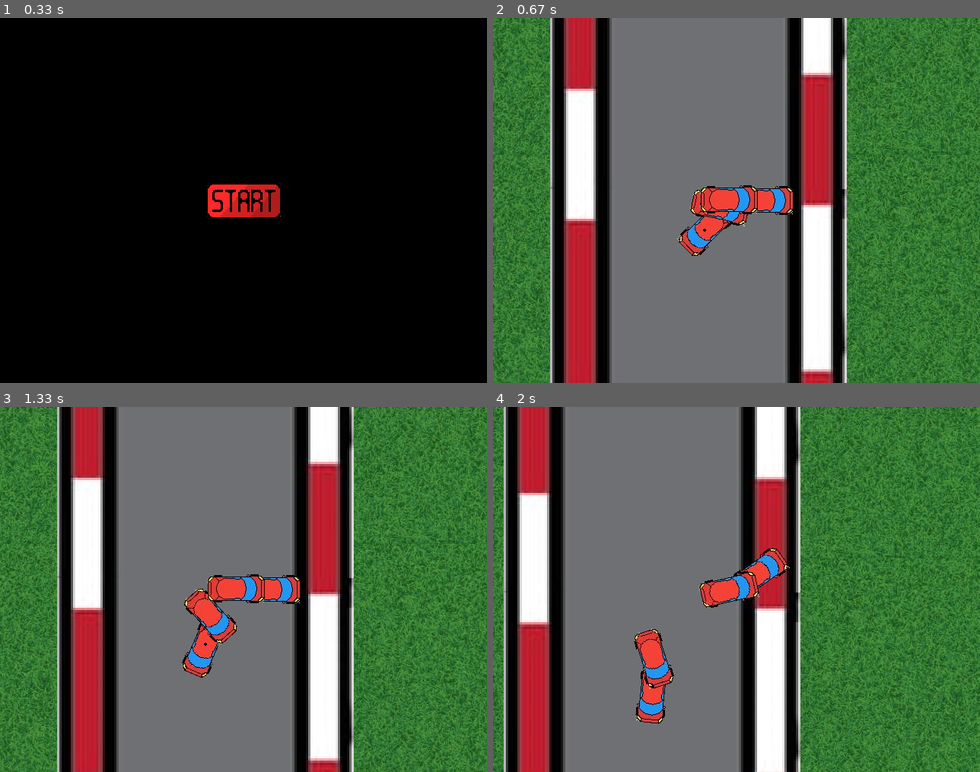
Above: before the commit, frames 1-4 (two rows, left to right).
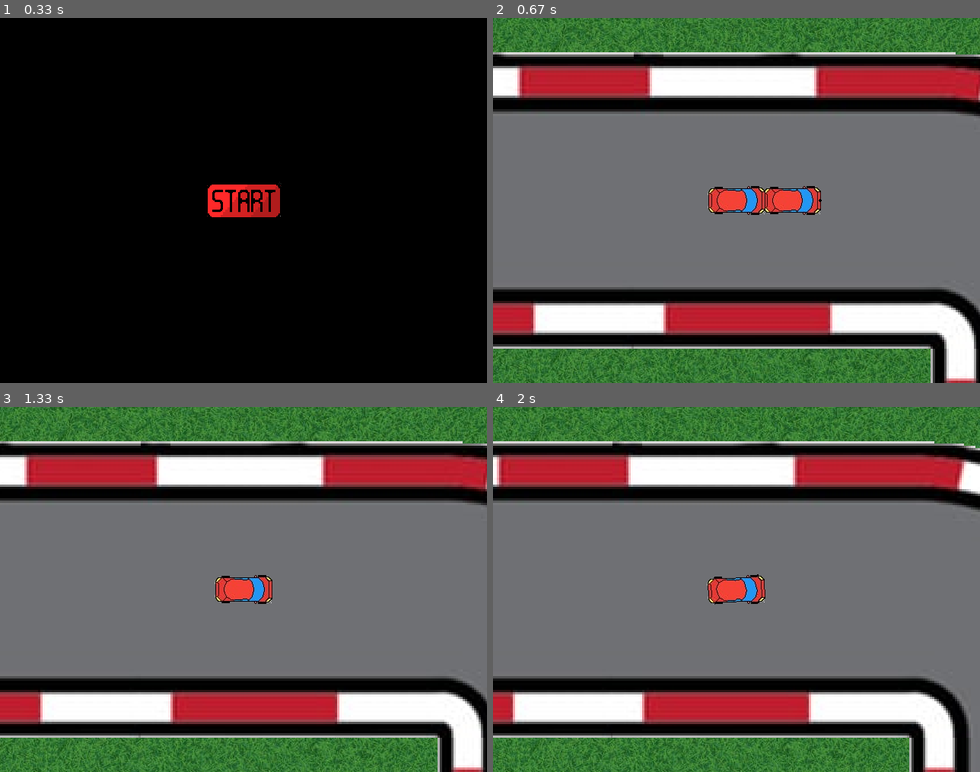
Above: after the commit, the same moments.

Repository: PiotrFurtak/Motorola
Game: pygame game, started from Main.py
Two runs of this game, one before a commit and one after it. Both use one fixed random seed, a clock stepped at 60 frames per second and the inputs below.
Inputs (mouse positions are in pixels of both pictures, inside the frame that each line leads up to):
- Up to frame 1 (0.33 s): no input
- Up to frame 2 (0.67 s): click (736, 200) at 0.38 s
- Up to frame 3 (1.33 s): tap Space at 0.67 s; click (68, 589) at 1.05 s
- Up to frame 4 (2 s): hold Right 1.33-1.8 s; hold A from 1.83 s (still down); hold Up from 1.83 s (still down)

Frame 1 is identical in both runs. In frame 2, 78% of the frame differs, in the area x 0-100%, y 0-100%; in frame 3, 79%; in frame 4, 77%.

Commit message:
Nowy system jazdy, drifty, nowy system AI

Diff:
--- a/Car.py
+++ b/Car.py
@@ -1,31 +1,23 @@
 from Sprite import Sprite
 from math import cos,sin,radians
 import pygame
-class FrontWheels(Sprite):
-    def __init__(self,window,coords,image,centre_point):
-        self.pressed_keys = set()
-        Sprite.__init__(self,window,coords,image,centre_point,0)
-
 
 class Car(Sprite):
     def __init__(self,window,coords,image,centre_point,is_player=False):
         Sprite.__init__(self,window,coords,image,centre_point,0,is_player=is_player)
-        self.oFrontWheels = FrontWheels(window,coords,image,(1,19))
-        Sprite.forward(self,-48)
         self.stear = 0
         self.joystick_x = 0
         self.joystick_y = 0
-        self.velocity = 0
         self.last_pos = (0,0,0,0,0,0)
         self.is_braking = False  # Czy samochód hamuje
-        self.drift_offset = 0  # Kąt poślizgu (różnica między kątem jazdy a kątem samochodu)
-
-    def forward(self,distance):
-        self.oFrontWheels.forward(distance)
-        Sprite.forward(self,-60)
-        self.point_at(self.oFrontWheels.coords)
-        Sprite.forward(self,60)
-        self.set_position(self.oFrontWheels.coords)
+        self.pressed_keys = set()
+        self.acceleration = 0
+        self.Xacceleration = 0
+        self.Yacceleration = 0
+        self.velocity = 0
+        self.Xvelocity = 0
+        self.Yvelocity = 0
+        self.drift = 0
 
     def get_pressed_keys(self, pressed_keys):
         self.joystick_y = 0
@@ -35,15 +27,15 @@
         self.pressed_keys = pressed_keys
 
         # Ruch do przodu i do tyłu
-        if self.pressed_keys.intersection({pygame.K_UP, pygame.K_w}):
+        if pygame.K_UP in self.pressed_keys or pygame.K_w in self.pressed_keys:
             self.joystick_y += 1
-        if self.pressed_keys.intersection({pygame.K_DOWN, pygame.K_s}):
+        if pygame.K_DOWN in self.pressed_keys or pygame.K_s in self.pressed_keys:
             self.joystick_y -= 1
 
         # Skręt
-        if self.pressed_keys.intersection({pygame.K_LEFT, pygame.K_a}):
+        if pygame.K_LEFT in self.pressed_keys or pygame.K_a in self.pressed_keys:
             self.joystick_x += 1
-        if self.pressed_keys.intersection({pygame.K_RIGHT, pygame.K_d}):
+        if pygame.K_RIGHT in self.pressed_keys or pygame.K_d in self.pressed_keys:
             self.joystick_x -= 1
 
         # Hamowanie
@@ -55,40 +47,47 @@
             self.stear *= 0.3
         self.stear += 4 * self.joystick_x
         self.stear *= 0.9
-        self.oFrontWheels.set_angle(self.angle + self.stear)
 
     def move(self):
-        self.last_pos = (self.x, self.y, self.angle, self.oFrontWheels.x, self.oFrontWheels.y, self.oFrontWheels.angle)
+        self.acceleration += 0.7*self.joystick_y
+        self.Xacceleration += 0.7*self.joystick_y*cos(radians(self.angle))
+        self.Yacceleration += 0.7*self.joystick_y*sin(radians(self.angle))
 
-        # Jeśli hamujemy
+        if self.is_player:
+            self.turn()
+
+        self.rotate(self.stear/200*self.velocity)
+        if self.joystick_x and abs(self.velocity) > 0:
+            self.drift += 1
+
         if self.is_braking:
-            self.velocity *= 0.9  # Redukcja prędkości podczas hamowania
-            if abs(self.velocity) < 0.5:
-                self.velocity = 0  # Zatrzymaj samochód, jeśli prędkość jest bardzo mała
+            self.drift += 3
+            if not self.joystick_x:
+                self.velocity *= 0.9
 
-            # Drift podczas hamowania i skręcania
-            if self.joystick_x != 0:
-                drift_intensity = self.joystick_x * self.velocity * 0.1  # Intensywność poślizgu
-                self.drift_offset += drift_intensity
-                self.drift_offset = max(-30, min(30, self.drift_offset))  # Ogranicz drift do ±30 stopni
-            else:
-                # Stopniowe wygaszanie driftu, jeśli nie skręcamy
-                self.drift_offset *= 0.9
+        self.drift *= 0.96
+        self.acceleration *= 0.5
+        self.Xacceleration *= 0.5
+        self.Yacceleration *= 0.5
 
-        self.velocity += 2 * self.joystick_y  # Przyspieszanie
-        self.velocity *= 0.86  # Tarcie podczas jazdy
-        self.drift_offset *= 0.9  # Zmniejsz drift, gdy nie hamujemy
+        self.velocity += self.acceleration
+        self.Xvelocity += self.Xacceleration
+        self.Yvelocity += self.Yacceleration
 
-        # Uwzględnienie driftu w ruchu
-        drifted_angle = self.angle + self.drift_offset
-        if self.is_braking:
-            x = self.velocity * cos(radians(drifted_angle))
-            y = self.velocity * sin(radians(drifted_angle))
-            self.oFrontWheels.change_position(x,-y)
+        self.velocity *= 0.96
+        self.Xvelocity *= 0.96
+        self.Yvelocity *= 0.96
 
-        # Skręt i aktualizacja przednich kół
-        self.forward(self.velocity)
-        self.turn()
+        self.not_drift = 100 - self.drift
+        distance = self.velocity*self.not_drift/100/1
+        dx = self.Xvelocity*self.drift/100/1.5
+        dy = -self.Yvelocity*self.drift/100/1.5
+        if not True:
+            distance *= 0.25
+            dx *= 0.25
+            dy *= 0.25
+        self.forward(distance)
+        self.change_position(dx, dy)
 
     def back(self):
         self.set_position(self.last_pos[0:2])
--- a/Game.py
+++ b/Game.py
@@ -11,8 +11,8 @@
         self.window = window
         self.WINDOW_WIDTH, self.WINDOW_HEIGHT = window.get_size()
         self.clock = pygame.time.Clock()
-        self.player = Car(self.window,(500,100),pygame.image.load("imgs/red-car.png"),(48,18),is_player=True)
-        self.enemy = Car(self.window,(500,100),pygame.image.load("imgs/red-car.png"),(48,18))
+        self.player = Car(self.window,(0,-500),pygame.image.load("imgs/red-car.png"),(38,19),is_player=True)
+        self.enemy = Car(self.window,(0,-500),pygame.image.load("imgs/red-car.png"),(38,19))
         self.point = Sprite(self.window,(0,0),pygame.image.load("imgs/point.png"),(2,2),0)
         self.pressed_keys = set()
 
@@ -44,7 +44,7 @@
             elif event.type == pygame.MOUSEBUTTONDOWN:
                 values = self.find_pixel_values(self.get_real_point(event.pos))
                 print(values)
-                print(5000/((abs(values[1]))**(1/2)+10)+values[0])
+                print(500/((abs(values[1]))**(1/2)+10)+values[0])
         self.player.get_pressed_keys(self.pressed_keys)
 
     def draw(self):
@@ -58,9 +58,7 @@
             oSprite.draw(x,y)
         for oSprite in self.track:
             oSprite.draw(x,y)
-        self.enemy.oFrontWheels.draw(x,y)
         self.enemy.draw(x,y)
-        self.player.oFrontWheels.draw(x,y)
         self.player.draw(x,y)
         self.point.draw(x,y)
 
@@ -97,20 +95,23 @@
 
     def enemy_move(self):
         evaluated_max = -10000
+        angle_max = 0
         coords_max = (0,0)
-        for x in range(-30,31):
-            for y in range(-30,31):
-                coords = (x+self.enemy.x,y+self.enemy.y)
-                values = self.find_pixel_values(coords)
-                if values == None:
-                    continue
-
-                # evaluated = -0.03*values[1]**2+3*values[0]
-                evaluated = 5000/((abs(values[1]))**(1/2)+10)+10*values[0]
-
-                if evaluated_max < evaluated:
-                    evaluated_max = evaluated
-                    coords_max = coords
+        r = 45
+        for angle in range(-45,46,5):
+            x = r*cos(radians(angle+self.enemy.angle)) + self.enemy.x
+            y = -r*sin(radians(angle+self.enemy.angle)) + self.enemy.y
+            values = self.find_pixel_values((x,y))
+            if values == None:
+                continue
+            evaluated = 500/((abs(values[1]))**(1/2)+10)+values[0]
+            if evaluated_max < evaluated:
+                evaluated_max = evaluated
+                angle_max = angle
+                coords_max = (x,y)
+        self.enemy.stear = angle_max
+        self.enemy.joystick_y = 1
+        self.enemy.joystick_x = -1
+        self.enemy.move()
         self.point.set_position(coords_max)
-        self.enemy.oFrontWheels.point_at(coords_max)
-        self.enemy.forward(1)
+        # print(angle_max,evaluated_max)
